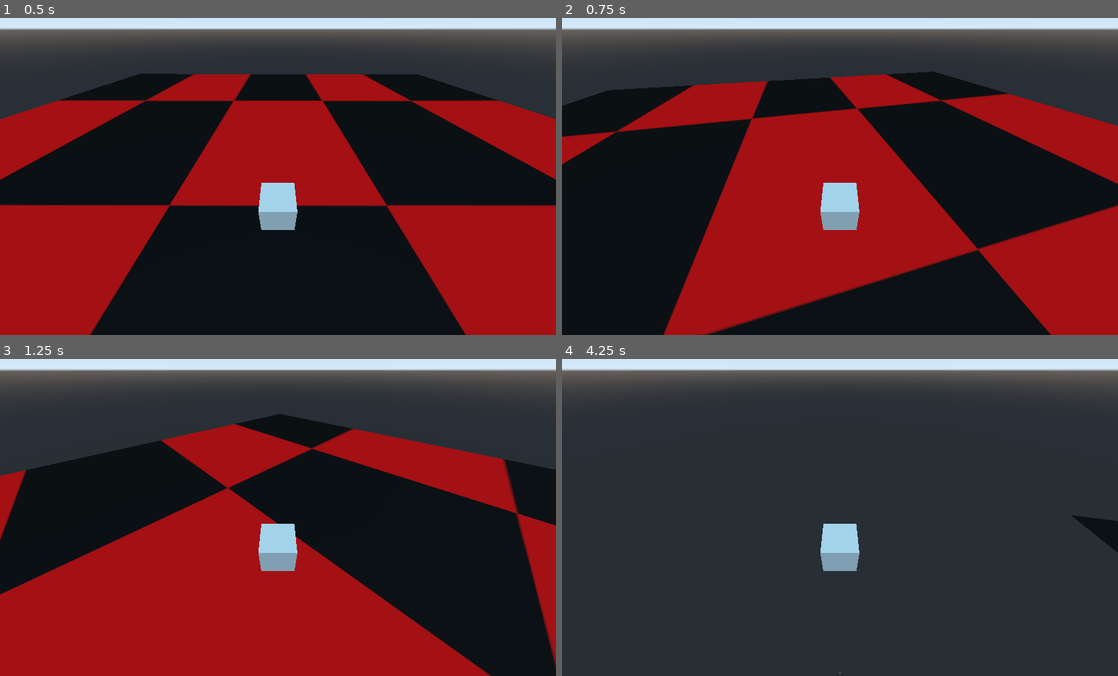
Above: before the commit, frames 1-4 (two rows, left to right).
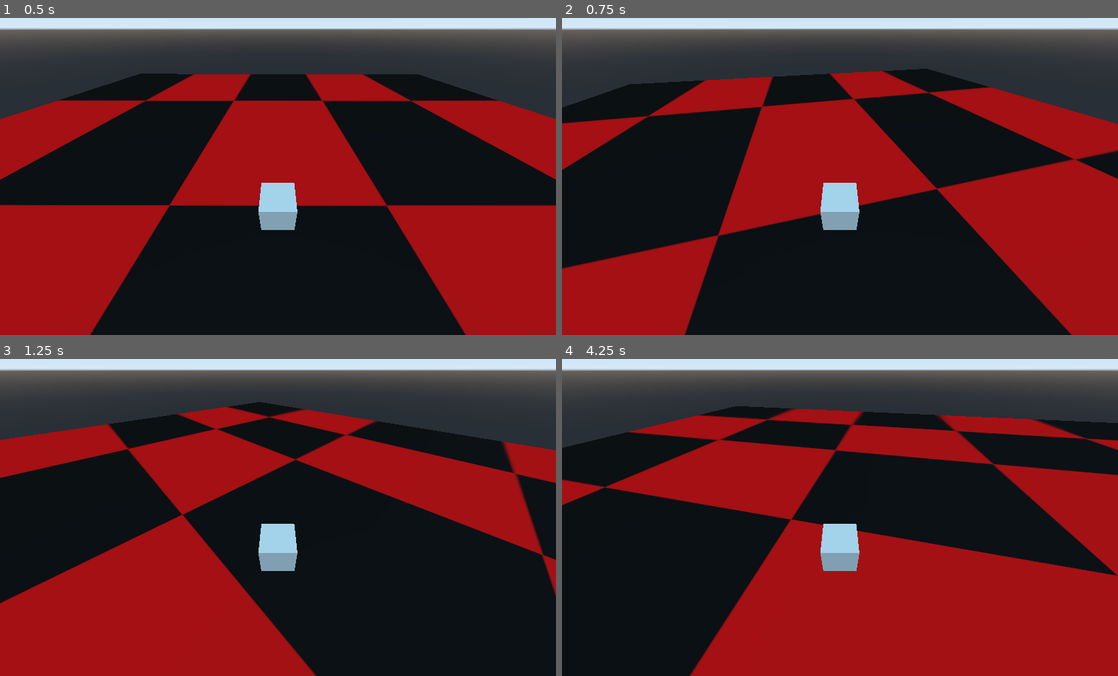
Above: after the commit, the same moments.

Repository: Aravind-Sundararajan/DOZER
Game: Godot game, scene res://scenes/Arena/Arena.tscn
Two runs of this game, one before a commit and one after it. Both use one fixed random seed, a clock stepped at 60 frames per second and the inputs below. Sound files missing from this copy of the repository are replaced by a short silence.
Inputs (mouse positions are in pixels of both pictures, inside the frame that each line leads up to):
- Up to frame 1 (0.5 s): no input
- Up to frame 2 (0.75 s): move the mouse to (962, 157) at 0.52 s; click (962, 157) at 0.6 s
- Up to frame 3 (1.25 s): no input
- Up to frame 4 (4.25 s): move the mouse to (728, 530) at 1.27 s; click (728, 530) at 1.35 s; move the mouse to (895, 441) at 2.02 s; click (895, 441) at 2.1 s; move the mouse to (812, 577) at 2.77 s; click (812, 577) at 2.85 s; move the mouse to (1006, 561) at 3.52 s; click (1006, 561) at 3.6 s

Frame 1 is identical in both runs. In frame 2, 29% of the frame differs, in the area x 0-100%, y 16-100%; in frame 3, 28%; in frame 4, 80%, in the area x 0-100%, y 14-100%.

Commit message:
Added forward and reverse mechanics.

Diff:
--- a/project.godot
+++ b/project.godot
@@ -20,6 +20,11 @@
 "deadzone": 0.5,
 "events": [  ]
 }
+shift_gear={
+"deadzone": 0.5,
+"events": [ Object(InputEventMouseButton,"resource_local_to_scene":false,"resource_name":"","device":0,"alt":false,"shift":false,"control":false,"meta":false,"command":false,"button_mask":0,"position":Vector2( 0, 0 ),"global_position":Vector2( 0, 0 ),"factor":1.0,"button_index":1,"pressed":false,"doubleclick":false,"script":null)
+ ]
+}
 
 [rendering]
 
--- a/scenes/Arena/Arena.tscn
+++ b/scenes/Arena/Arena.tscn
@@ -1,6 +1,6 @@
 [gd_scene load_steps=9 format=2]
 
-[ext_resource path="res://scenes/Arena/Truck.tscn" type="PackedScene" id=1]
+[ext_resource path="res://scenes/Arena/Tankdozer.tscn" type="PackedScene" id=1]
 [ext_resource path="res://1000px-Checkerboard_pattern.png" type="Texture" id=2]
 [ext_resource path="res://Blastwave_FX_BodySplat_BW.13363.mp3" type="AudioStream" id=3]
 [ext_resource path="res://scenes/Arena/Zombie.gd" type="Script" id=4]
--- a/scenes/Arena/Truck.gd
+++ b/scenes/Arena/Tankdozer.gd
@@ -12,6 +12,14 @@
 const STEER_SPEED: float = 1.5
 var look_sensitivity := 0.005
 
+enum GearShift {
+	FORWARD, REVERSE
+}
+
+var shift_position = GearShift.FORWARD
+
+var hp := 100.0
+
 var mouseDelta := Vector2.ZERO
 
 var velocity := Vector3.FORWARD
@@ -24,10 +32,19 @@
 	if event is InputEventMouseMotion:
 		mouseDelta = event.position - viewport.size / 2
 
+	# if event is InputEventMouseButton:
+		# shift_position = posmod(shift_position + 1, GearShift.size())
+
+func _process(_delta: float):
+	if Input.is_action_just_pressed("shift_gear"):
+		shift_position = posmod(shift_position + 1, GearShift.size())
+
 func _physics_process(delta: float):
 	rotation -= (Vector3(0, mouseDelta.x, 0) - transform.basis.y) * look_sensitivity * delta
 	var aim = get_global_transform().basis
-	var forward = SPEED * aim.z
+
+	var speed = -SPEED if shift_position == GearShift.REVERSE else SPEED
+	var forward = speed * aim.z
 	var collision = move_and_collide(forward * delta)
 
 	if collision != null:
--- a/scenes/Arena/Truck.tscn
+++ b/scenes/Arena/Tankdozer.tscn
@@ -1,13 +1,13 @@
 [gd_scene load_steps=4 format=2]
 
-[ext_resource path="res://scenes/Arena/Truck.gd" type="Script" id=1]
+[ext_resource path="res://scenes/Arena/Tankdozer.gd" type="Script" id=1]
 [ext_resource path="res://scenes/Arena/TruckCamera.gd" type="Script" id=2]
 
 [sub_resource type="CapsuleShape" id=1]
 radius = 1.51629
 height = 2.87958
 
-[node name="Truck" type="KinematicBody"]
+[node name="Tankdozer" type="KinematicBody"]
 script = ExtResource( 1 )
 
 [node name="Camera" type="Camera" parent="."]
--- a/scenes/Arena/Zombie.gd
+++ b/scenes/Arena/Zombie.gd
@@ -2,7 +2,7 @@
 # Declare member variables here. Examples:
 # var a = 2
 # var b = "text"
-
+var hp := 100.0
 var dying := false
 
 # Called when the node enters the scene tree for the first time.
@@ -17,6 +17,9 @@
 # func _physics_process(delta):
 # 	pass
 
+func take_damage(amount: float):
+	hp = clamp(hp - amount, 0, 100)
+
 func die():
 	if !dying:
 		dying = true
